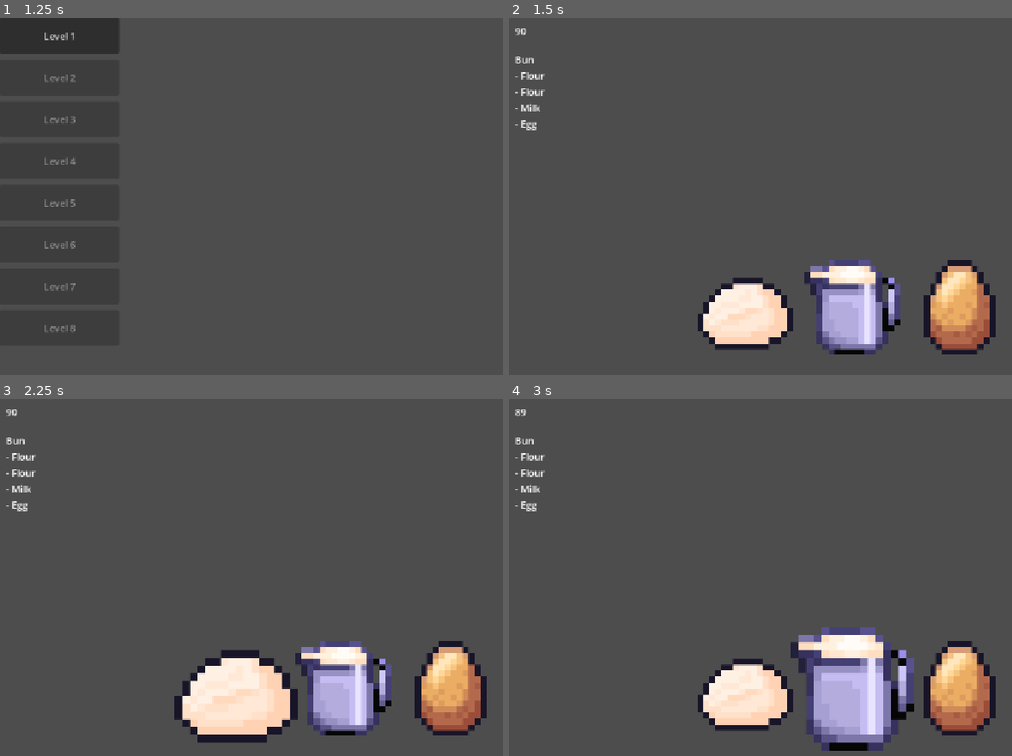
Above: before the commit, frames 1-4 (two rows, left to right).
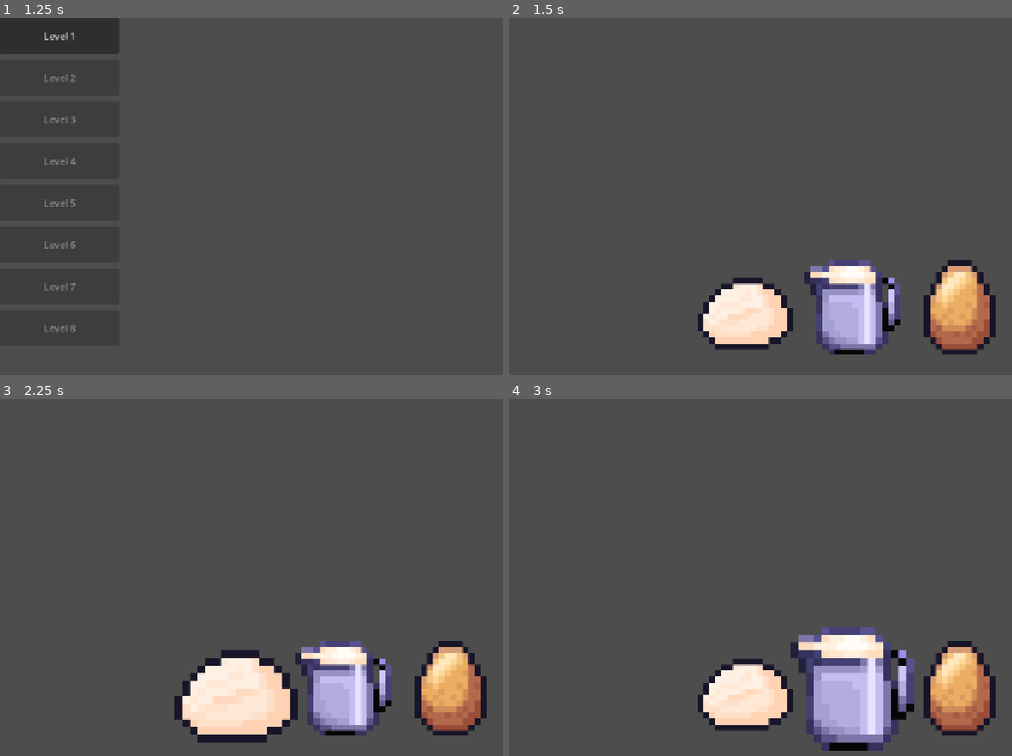
Above: after the commit, the same moments.

Repository: Krisha052/sweet-treat
Game: Godot game, scene res://scenes/main.tscn
The game is run twice, just before and just after one commit, with the same random seed, the same clock (stepped at 60 frames per second) and the same inputs.
Inputs (mouse positions are in pixels of both pictures, inside the frame that each line leads up to):
- Up to frame 1 (1.25 s): click "Start" at 0.5 s
- Up to frame 2 (1.5 s): click "Level 1" at 1.25 s
- Up to frame 3 (2.25 s): tap Enter at 2 s; move the mouse to (236, 688) at 2.02 s; click (236, 688) at 2.17 s
- Up to frame 4 (3 s): tap Space at 2.75 s; move the mouse to (851, 688) at 2.77 s; click (851, 688) at 2.92 s

Frame 1 is identical in both runs. In frame 2, 0.3% of the frame differs, in the area x 1-8%, y 2-32%; in frame 3, 0.3%; in frame 4, 0.3%.
Error after the commit: Parse Error: Invalid argument for "collect()" function: argument 1 should be "Ingredient" but is "String". (res://scripts/gameplay/order_manager.gd:33)

Commit message:
Board Refill pt1: Ingredient selection model + Order tracks slot refs
ingredient.gd:
- Add class_name Ingredient so Order/OrderManager can type it
- Signal renamed: collected(data) -> tapped(slot: Ingredient) — emits
  the node itself so callers have a direct reference to the board slot
- select(): applies olive modulate tint (#8a8f13) and sets selected=true
- deselect(): resets modulate to Color.WHITE, selected=false
- refill(new_data): swaps ingredient_data, resets tint, reloads texture
  (TODO comment marks where slide animation goes in visual pass)
- Texture logic extracted to _apply_texture() so refill() can reuse it
- _input_event now emits tapped(self) instead of collected(ingredient_data)

order.gd:
- _collected_ids: Array[String] -> _collected_slots: Array[Ingredient]
- collect(ingredient_id: String) -> collect(slot: Ingredient): checks
  ingredient need by slot.ingredient_data.id; on accept, appends slot
  and calls slot.select() so the highlight is applied at acceptance time
- get_consumed_slots() -> Array[Ingredient]: public accessor so
  level_controller can refill exactly the slots this order consumed
  without re-searching by ID (avoids ambiguity when multiple slots share
  the same ingredient type)
- _collected_count() iterates _collected_slots rather than _collected_ids

Co-Authored-By: Claude Sonnet 4.6 <noreply@anthropic.com>

Diff:
--- a/scripts/gameplay/ingredient.gd
+++ b/scripts/gameplay/ingredient.gd
@@ -1,12 +1,18 @@
+class_name Ingredient
 extends Area2D
 
-signal collected(data: IngredientData)
+signal tapped(slot: Ingredient)
 
 @export var ingredient_data: IngredientData
+
+var selected: bool = false
 
 func _ready() -> void:
 	if not ingredient_data:
 		return
+	_apply_texture()
+
+func _apply_texture() -> void:
 	var sprite: Sprite2D = $Sprite2D
 	if ingredient_data.icon:
 		sprite.texture = ingredient_data.icon
@@ -14,6 +20,20 @@
 		var img := Image.create(60, 60, false, Image.FORMAT_RGBA8)
 		img.fill(ingredient_data.color)
 		sprite.texture = ImageTexture.create_from_image(img)
+
+func select() -> void:
+	selected = true
+	$Sprite2D.modulate = Color("#8a8f13")
+
+func deselect() -> void:
+	selected = false
+	$Sprite2D.modulate = Color.WHITE
+
+func refill(new_data: IngredientData) -> void:
+	# TODO: replace with slide-down animation in visual pass
+	ingredient_data = new_data
+	deselect()
+	_apply_texture()
 
 func _input_event(_viewport: Viewport, event: InputEvent, _shape_idx: int) -> void:
 	var pressed := false
@@ -24,7 +44,7 @@
 		pressed = mb.button_index == MOUSE_BUTTON_LEFT and mb.pressed
 	if pressed:
 		_flash()
-		collected.emit(ingredient_data)
+		tapped.emit(self)
 
 func _flash() -> void:
 	var tween := create_tween()
--- a/scripts/gameplay/order.gd
+++ b/scripts/gameplay/order.gd
@@ -4,24 +4,36 @@
 signal completed(order: Order)
 
 var recipe_data: RecipeData
-var _collected_ids: Array[String] = []
+var _collected_slots: Array[Ingredient] = []
 
 func _init(data: RecipeData) -> void:
 	recipe_data = data
 
-func collect(ingredient_id: String) -> bool:
-	if _collected_ids.count(ingredient_id) < _needed_count(ingredient_id):
-		_collected_ids.append(ingredient_id)
+func collect(slot: Ingredient) -> bool:
+	var id := slot.ingredient_data.id
+	if _collected_count(id) < _needed_count(id):
+		_collected_slots.append(slot)
+		slot.select()
 		if is_complete():
 			completed.emit(self)
 		return true
 	return false
 
+func get_consumed_slots() -> Array[Ingredient]:
+	return _collected_slots
+
 func is_complete() -> bool:
 	for ingredient in recipe_data.ingredients:
-		if _collected_ids.count(ingredient.id) < _needed_count(ingredient.id):
+		if _collected_count(ingredient.id) < _needed_count(ingredient.id):
 			return false
 	return true
+
+func _collected_count(ingredient_id: String) -> int:
+	var count := 0
+	for slot in _collected_slots:
+		if slot.ingredient_data.id == ingredient_id:
+			count += 1
+	return count
 
 func _needed_count(ingredient_id: String) -> int:
 	var count := 0
